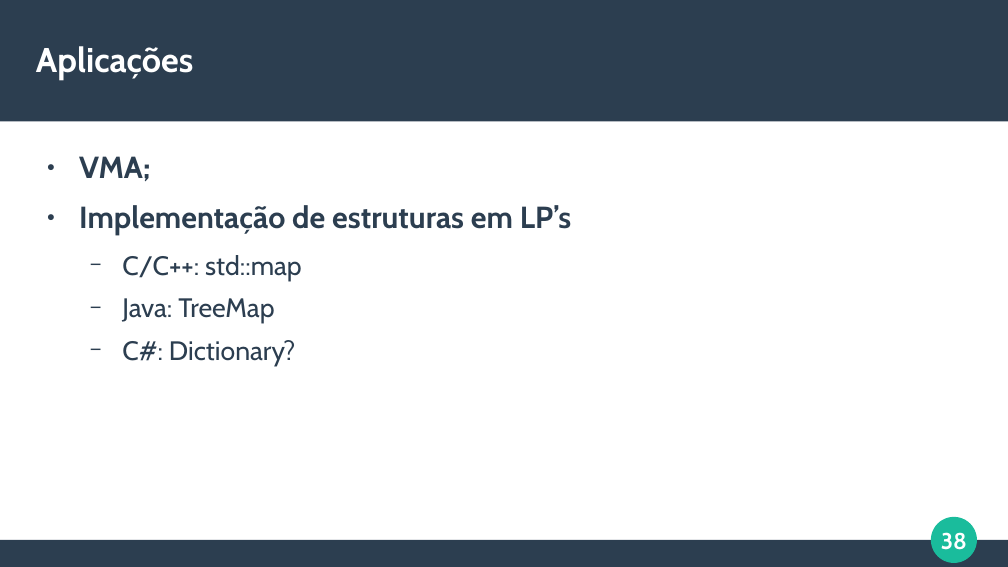
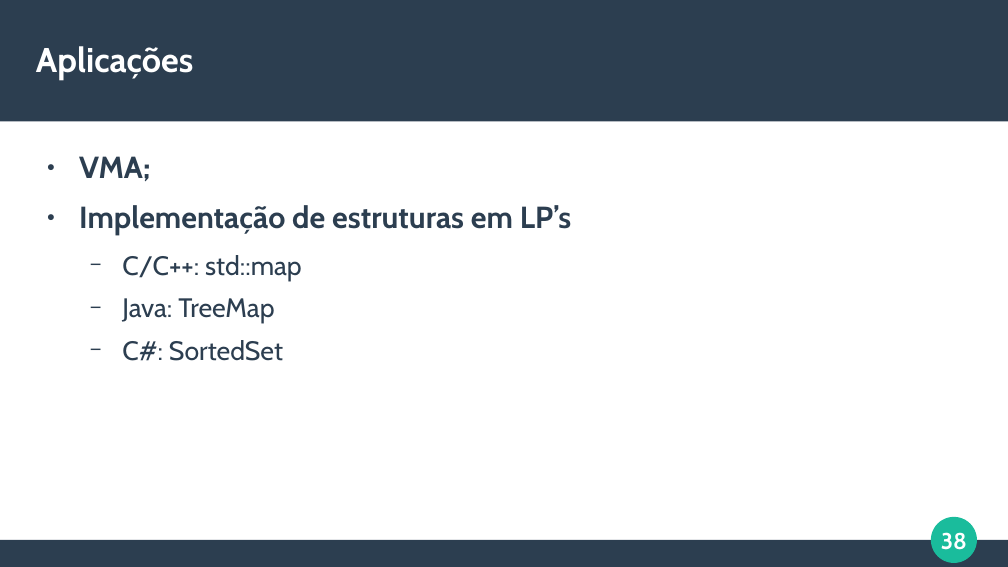
Before and after one commit to italoportinho/trabalho-eda2023-2, a slide deck: slide 38 of slides/apresentacao.odp. Drawn at 1008x567 pixels with LibreOffice and Linux fonts; fonts in the diff are those of the drawing. Boxes give left, top, right and bottom in pixels: in the first picture for what was removed or moved away, otherwise in the second. Text is boxed around its words. In the diff, an @@ line names an element or a change of style, - is before the commit and + after.

```diff
--- a/slides/apresentacao.odp
+++ b/slides/apresentacao.odp
@@ text at [122, 340, 283, 361]: text changed @@
-  − C#: Dictionary?
+  − C#: SortedSet
```
Also in this commit, not shown: 2 slides added, 1 slide removed.
